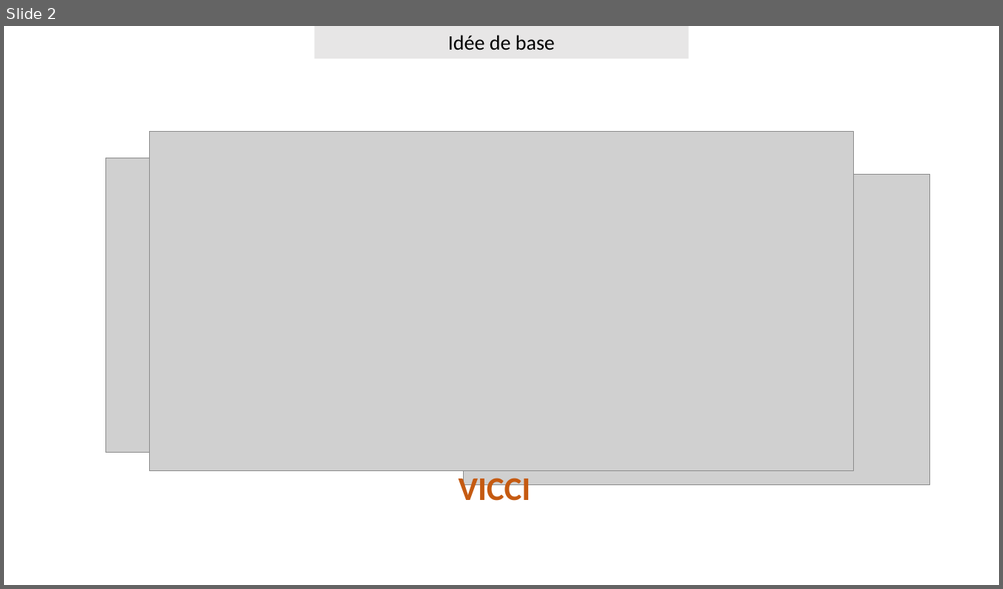
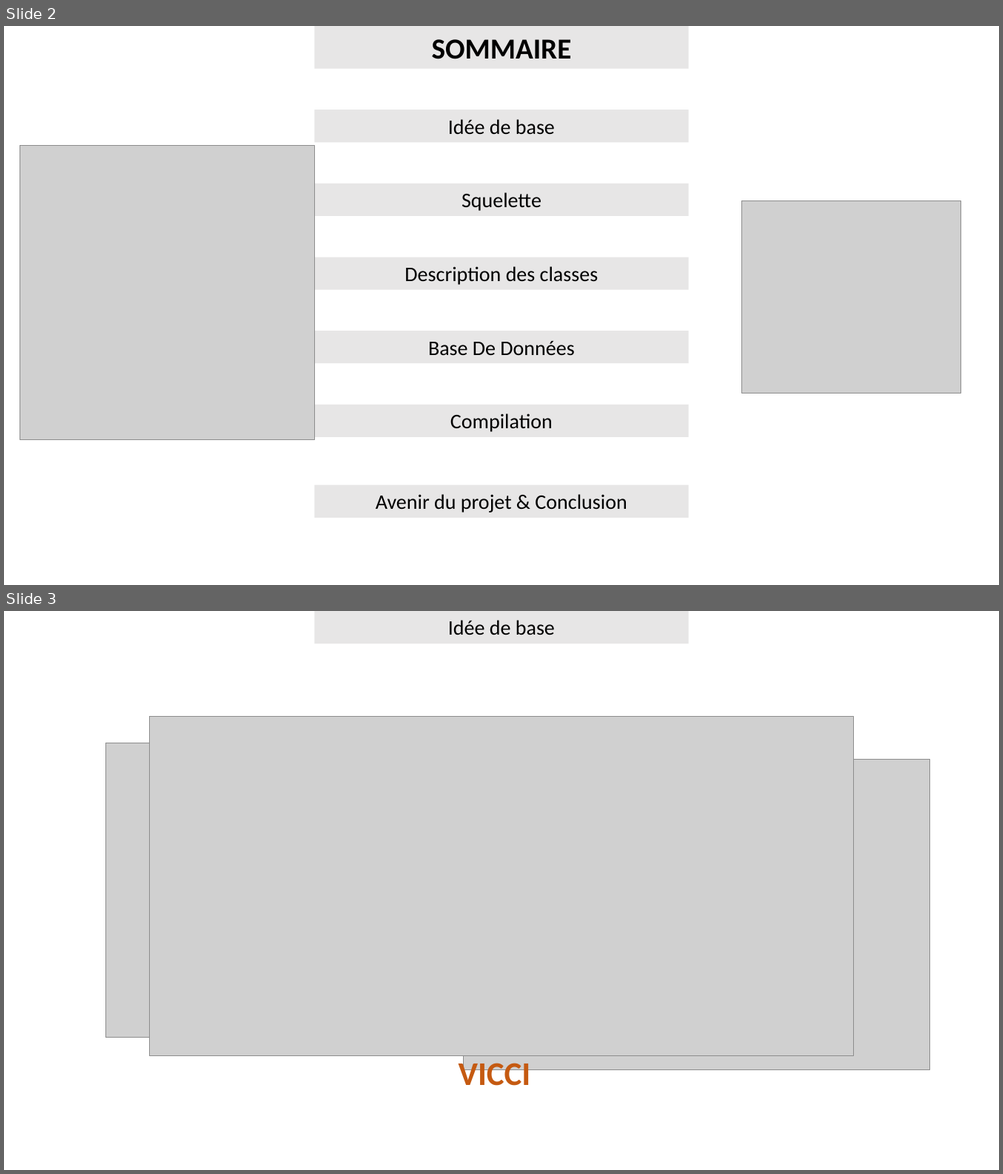
Before and after one commit to NicoJouss/MP_SFL_2019_G4_VICCI, a slide deck: Mini-projet G4 Camoesas-Jousseaume-Lebourhis.pptx. Shown one above the other, each under a label of ours: slide 2 before the commit, slides 2 and 3 after it. The pictures are 1003x589 and 1003x1174 pixels, drawn with LibreOffice and Linux fonts; fonts in the diff are those of the drawing; grey boxes stand for pictures; background and template pictures are left out. Boxes give left, top, right and bottom in pixels: in the first picture for what was removed or moved away, otherwise in the second. Text is boxed around its words. In the diff, an @@ line names an element or a change of style, - is before the commit and + after.

Commit message:
Diapo

```diff
--- a/Mini-projet G4 Camoesas-Jousseaume-Lebourhis.pptx
+++ b/Mini-projet G4 Camoesas-Jousseaume-Lebourhis.pptx
@@ slide 2 added at bbox=[4, 26, 999, 585], background picture (left out) @@
@@ rectangle added at bbox=[314, 26, 688, 68], fill #E7E6E6, 28 pt, text #000000, bold @@
+SOMMAIRE
@@ rectangle added at bbox=[314, 110, 688, 142], fill #E7E6E6, 20 pt, text #000000 @@
+Idée de base
@@ picture added at bbox=[20, 145, 314, 440] @@
@@ rectangle added at bbox=[314, 184, 688, 216], fill #E7E6E6, 20 pt, text #000000 @@
+Squelette
@@ picture added at bbox=[741, 201, 961, 394] @@
@@ rectangle added at bbox=[314, 258, 688, 290], fill #E7E6E6, 20 pt, text #000000 @@
+Description des classes
@@ rectangle added at bbox=[314, 331, 688, 364], fill #E7E6E6, 20 pt, text #000000 @@
+Base De Données
@@ rectangle added at bbox=[314, 405, 688, 438], fill #E7E6E6, 20 pt, text #000000 @@
+Compilation
@@ rectangle added at bbox=[314, 486, 688, 518], fill #E7E6E6, 20 pt, text #000000 @@
+Avenir du projet & Conclusion
@@ what was slide 2 is now slide 3 @@
```
